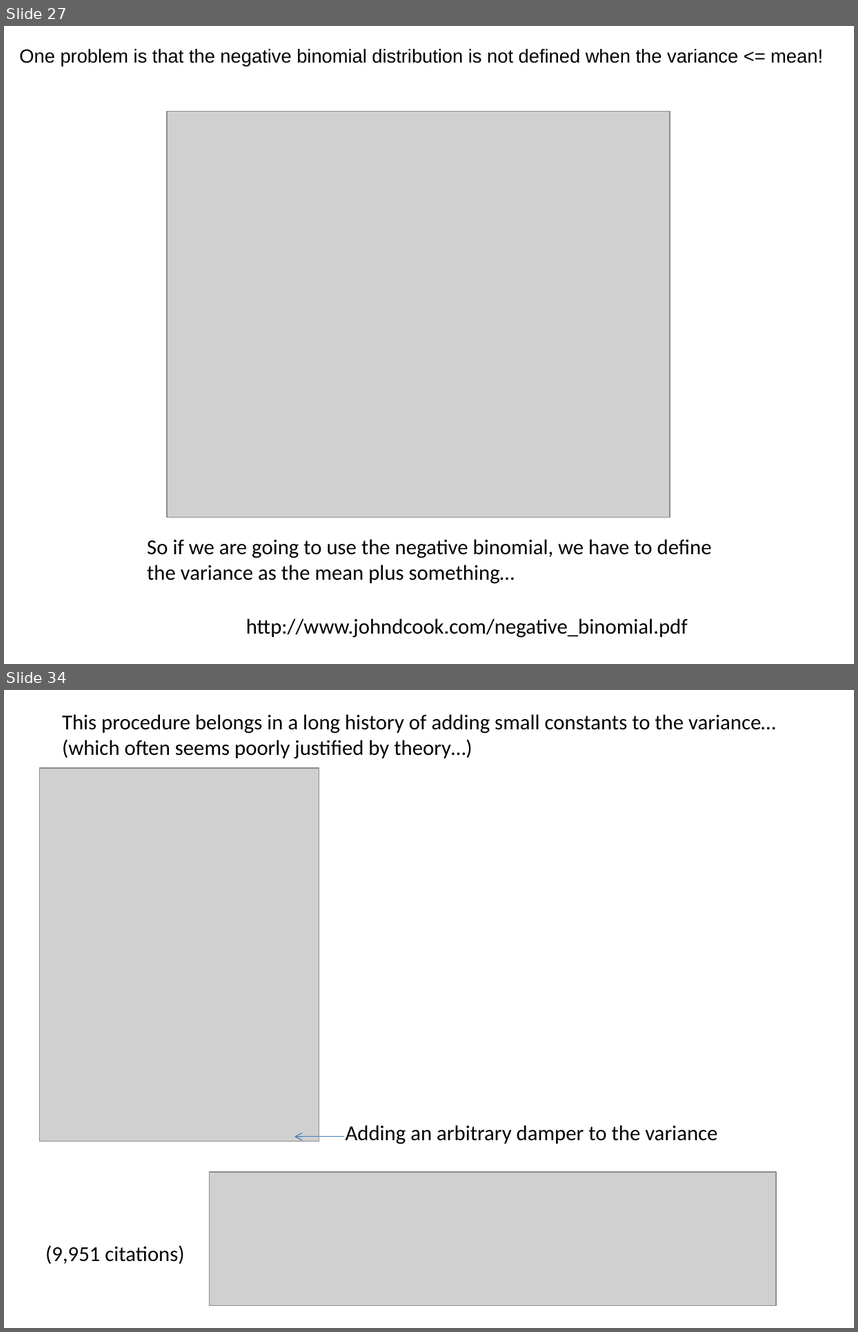
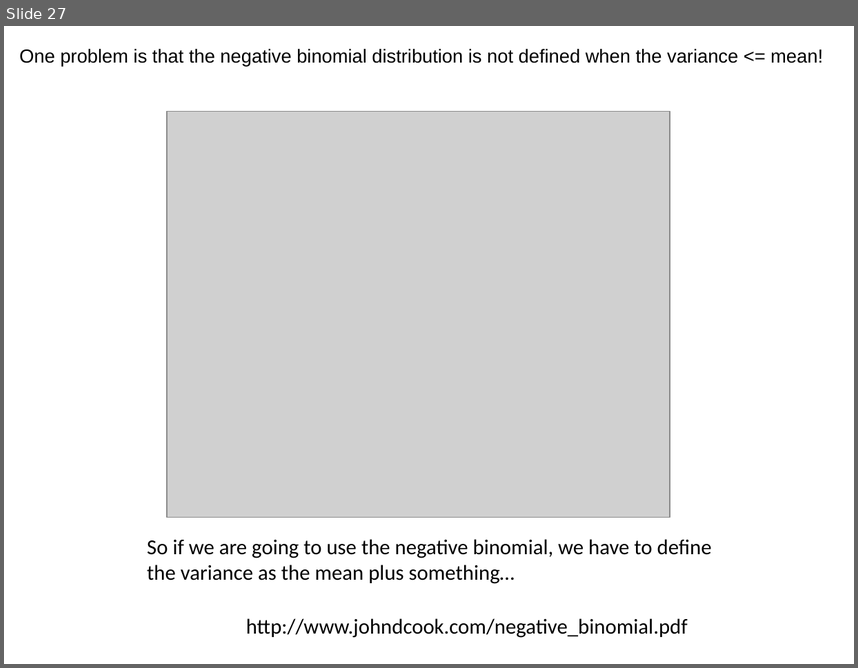
Before and after one commit to afodor/afodor.github.io, a slide deck: classes/stats2015/Lecture10.pptx. Shown one above the other, each under a label of ours: slides 27 and 34 before the commit, slide 27 after it; the slides between them are not shown. The pictures are 858x1332 and 858x668 pixels, drawn with LibreOffice and Linux fonts; fonts in the diff are those of the drawing; grey boxes stand for pictures. Boxes give left, top, right and bottom in pixels: in the first picture for what was removed or moved away, otherwise in the second. Text is boxed around its words. In the diff, an @@ line names an element or a change of style, - is before the commit and + after.

```diff
--- a/classes/stats2015/Lecture10.pptx
+++ b/classes/stats2015/Lecture10.pptx
@@ slide 34 removed at (x1=4, y1=690, x2=854, y2=1328), background #FFFFFF @@
@@ text removed at (x1=62, y1=714, x2=775, y2=759) @@
-This procedure belongs in a long history of adding small constants to the variance…
-(which often seems poorly justified by theory…)
@@ picture removed at (x1=40, y1=768, x2=319, y2=1141) @@
@@ arrow removed from (344, 1136) to (294, 1136) @@
@@ text removed at (x1=346, y1=1125, x2=717, y2=1144) @@
-Adding an arbitrary damper to the variance
@@ picture removed at (x1=210, y1=1172, x2=777, y2=1305) @@
@@ text removed at (x1=45, y1=1245, x2=184, y2=1263) @@
-(9,951 citations)
```
Also in this commit, not shown: 2 slides changed, 6 other slides removed, 1 other file.
